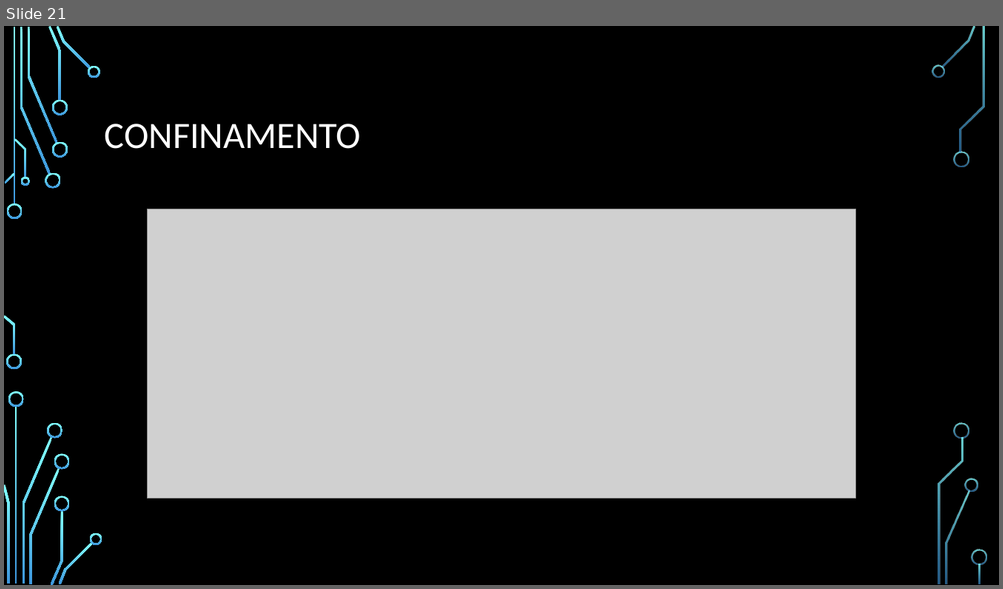
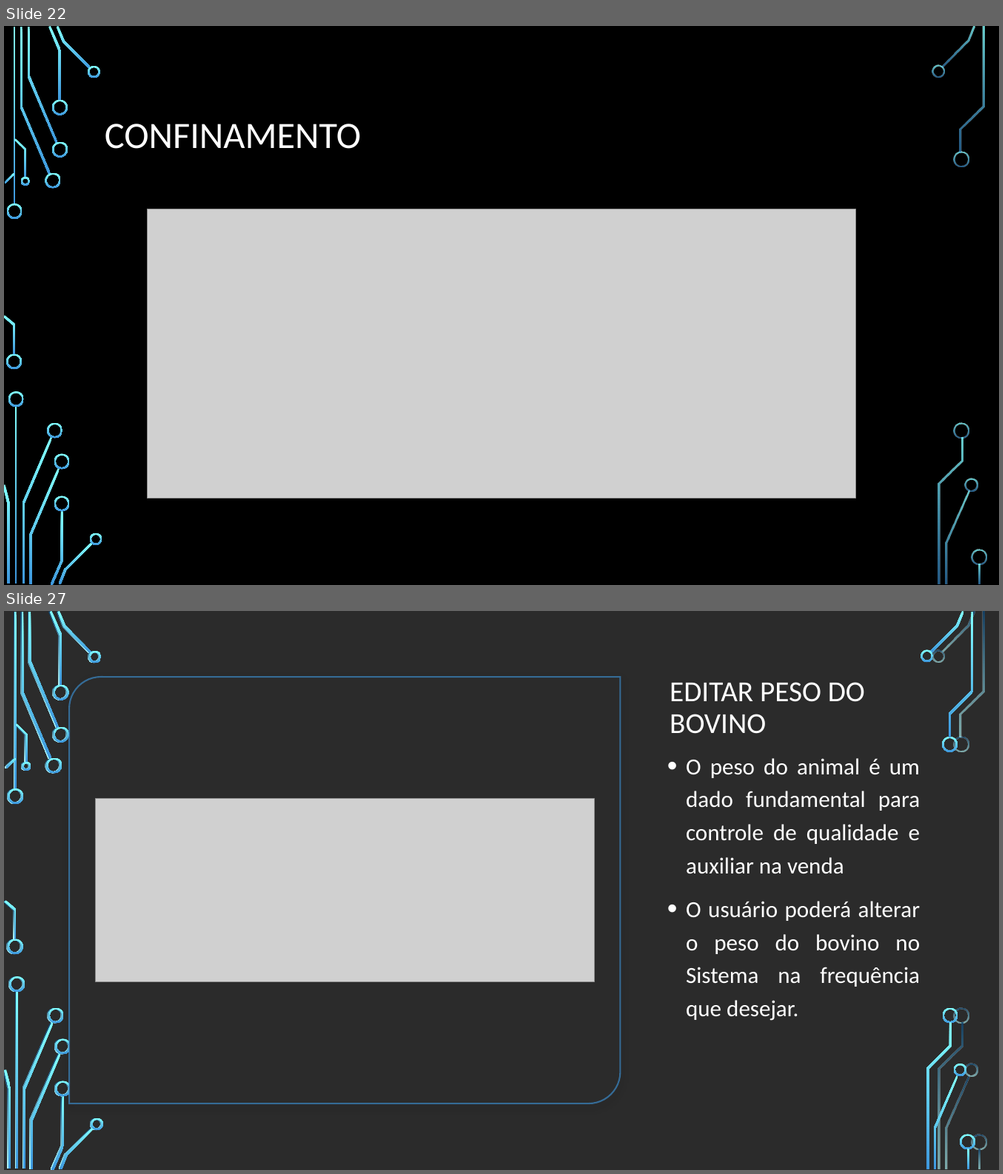
Before and after one commit to chav1985/GerenciamentoBovinos, a slide deck: GerenciamentoBovinos/Documentação/Apresentação/SISTEMA DE GERENCIAMENTO DE BOVINOS.pptx. Shown one above the other, each under a label of ours: slide 21 before the commit, slides 22 and 27 after it; the slides between them are not shown. The pictures are 1003x589 and 1003x1174 pixels, drawn with LibreOffice and Linux fonts; fonts in the diff are those of the drawing; grey boxes stand for pictures; background and template pictures are left out; a plain dark background stands for a picture behind light text. Boxes give left, top, right and bottom in pixels: in the first picture for what was removed or moved away, otherwise in the second. Text is boxed around its words. In the diff, an @@ line names an element or a change of style, - is before the commit and + after.

```diff
--- a/GerenciamentoBovinos/Documentação/Apresentação/SISTEMA DE GERENCIAMENTO DE BOVINOS.pptx
+++ b/GerenciamentoBovinos/Documentação/Apresentação/SISTEMA DE GERENCIAMENTO DE BOVINOS.pptx
@@ slide 27 added at (4,611,999,1170), background picture (left out) @@
@@ round diag rect added at (69,677,620,1103), fill #FFFFFF, outline #3D97DE 1.5 pt @@
@@ title added at (669,682,865,734), 28 pt, text #FFFFFF @@
+EDITAR PESO DO BOVINO
@@ text added at (686,758,919,1021), 22.2 pt, text #FFFFFF @@
+• O peso do animal é um dado fundamental para controle de qualidade e auxiliar na venda
+• O usuário poderá alterar o peso do bovino no Sistema na frequência que desejar.
@@ picture added at (95,799,594,982) @@
@@ group added at (4,611,976,1170): 33 freeform shapes, 3 rectangles @@
@@ group added at (4,611,987,1170): 33 freeform shapes, 3 rectangles @@
@@ what was slide 21 is now slide 22 @@
```
Also in this commit, not shown: 2 slides changed, 5 other slides added, 1 slide removed.
